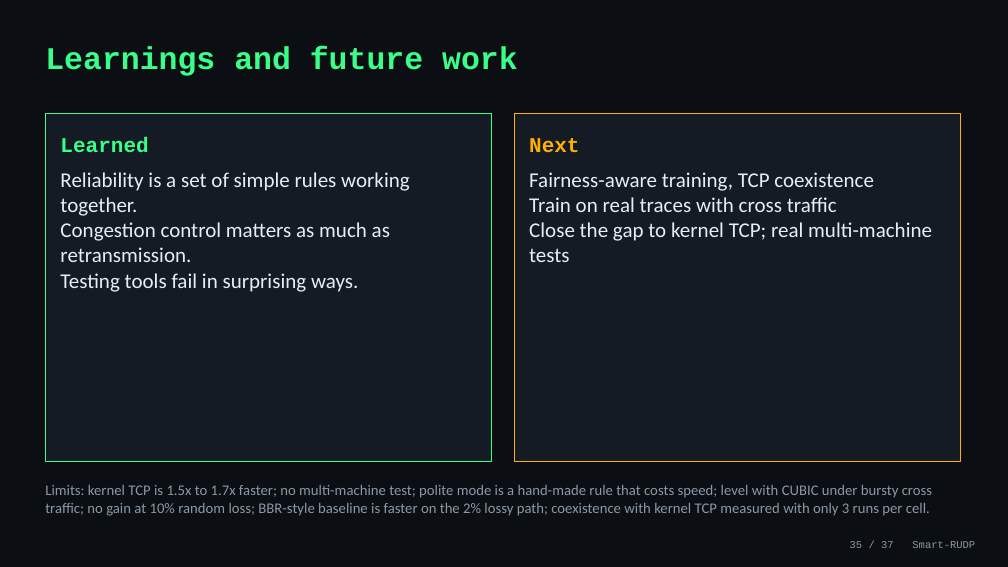
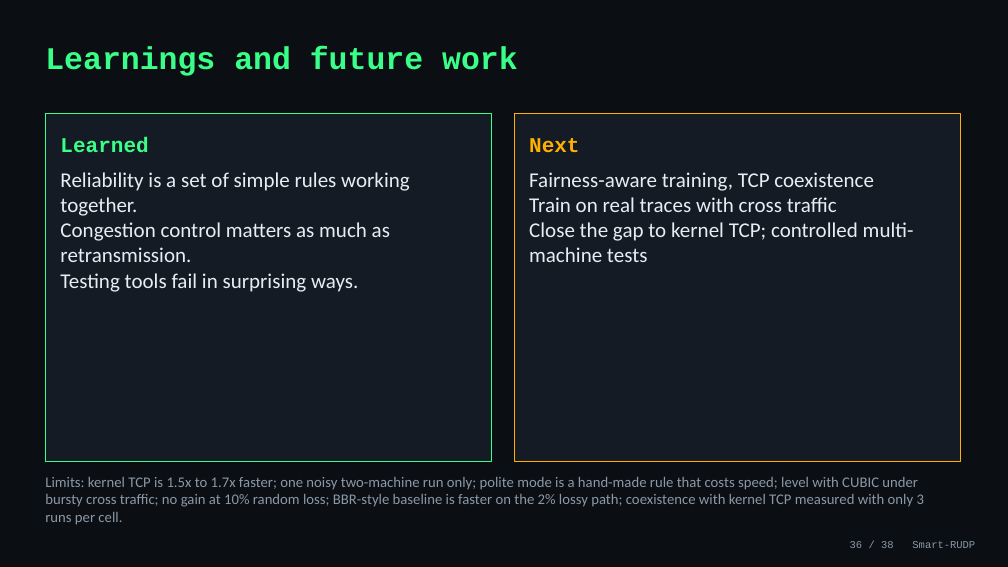
Before and after one commit to Capsturrrr/REPLIC, a slide deck: slide 36 of docs/final/RUDP_Presentation.pptx (slide 35 before the commit). Drawn at 1008x567 pixels with LibreOffice and Linux fonts; fonts in the diff are those of the drawing. Boxes give left, top, right and bottom in pixels: in the first picture for what was removed or moved away, otherwise in the second. Text is boxed around its words. In the diff, an @@ line names an element or a change of style, - is before the commit and + after.

```diff
--- a/docs/final/RUDP_Presentation.pptx
+++ b/docs/final/RUDP_Presentation.pptx
@@ text at [529,222,914,262]: text changed @@
-Close the gap to kernel TCP; real multi-machine tests
+Close the gap to kernel TCP; controlled multi-machine tests
@@ text at [45,477,924,525]: text changed @@
-Limits: kernel TCP is 1.5x to 1.7x faster; no multi-machine test; polite mode is a hand-made rule that costs speed; level with CUBIC under bursty cross traffic; no gain at 10% random loss; BBR-style baseline is faster on the 2% lossy path; coexistence with kernel TCP measured with only 3 runs per cell.
+Limits: kernel TCP is 1.5x to 1.7x faster; one noisy two-machine run only; polite mode is a hand-made rule that costs speed; level with CUBIC under bursty cross traffic; no gain at 10% random loss; BBR-style baseline is faster on the 2% lossy path; coexistence with kernel TCP measured with only 3 runs per cell.
@@ text at [850,541,975,548]: text changed @@
-35 / 37 Smart-RUDP
+36 / 38 Smart-RUDP
```
Also in this commit, not shown: 33 other slides changed, 1 slide added, 8 other files.
